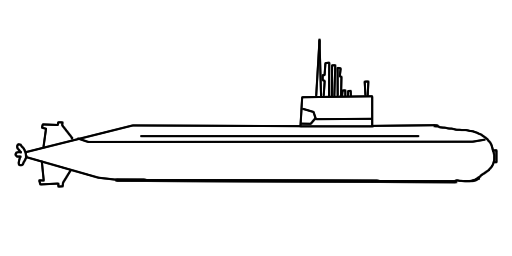
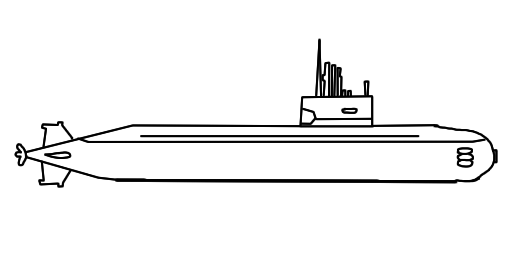
Layers edited between the first and the second (512, 256) image:
added layer "Layer 11" above "Layer 10" over [341, 107, 474, 168]
painted on "Layer 10" over [44, 151, 72, 159]
